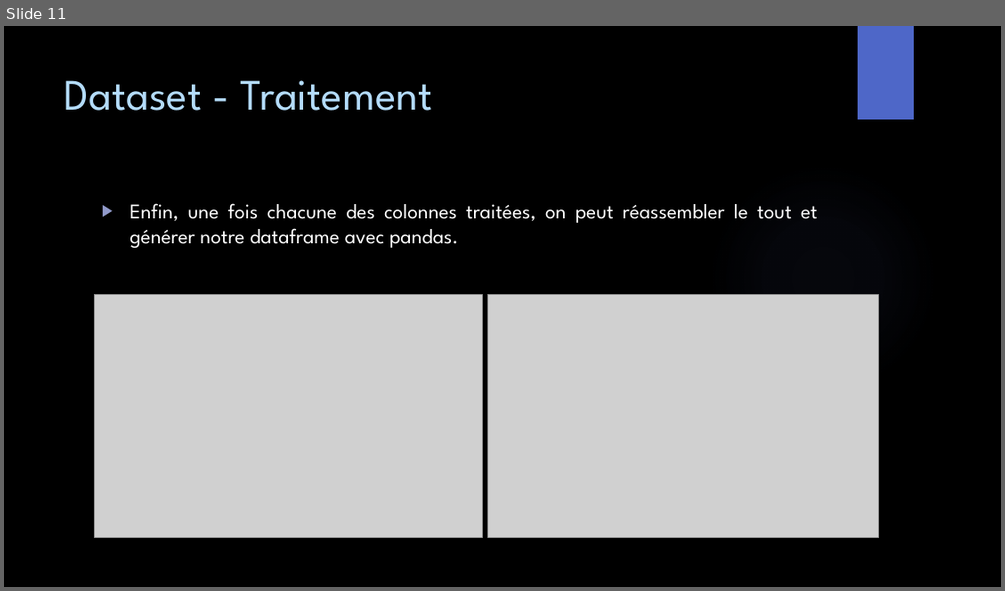
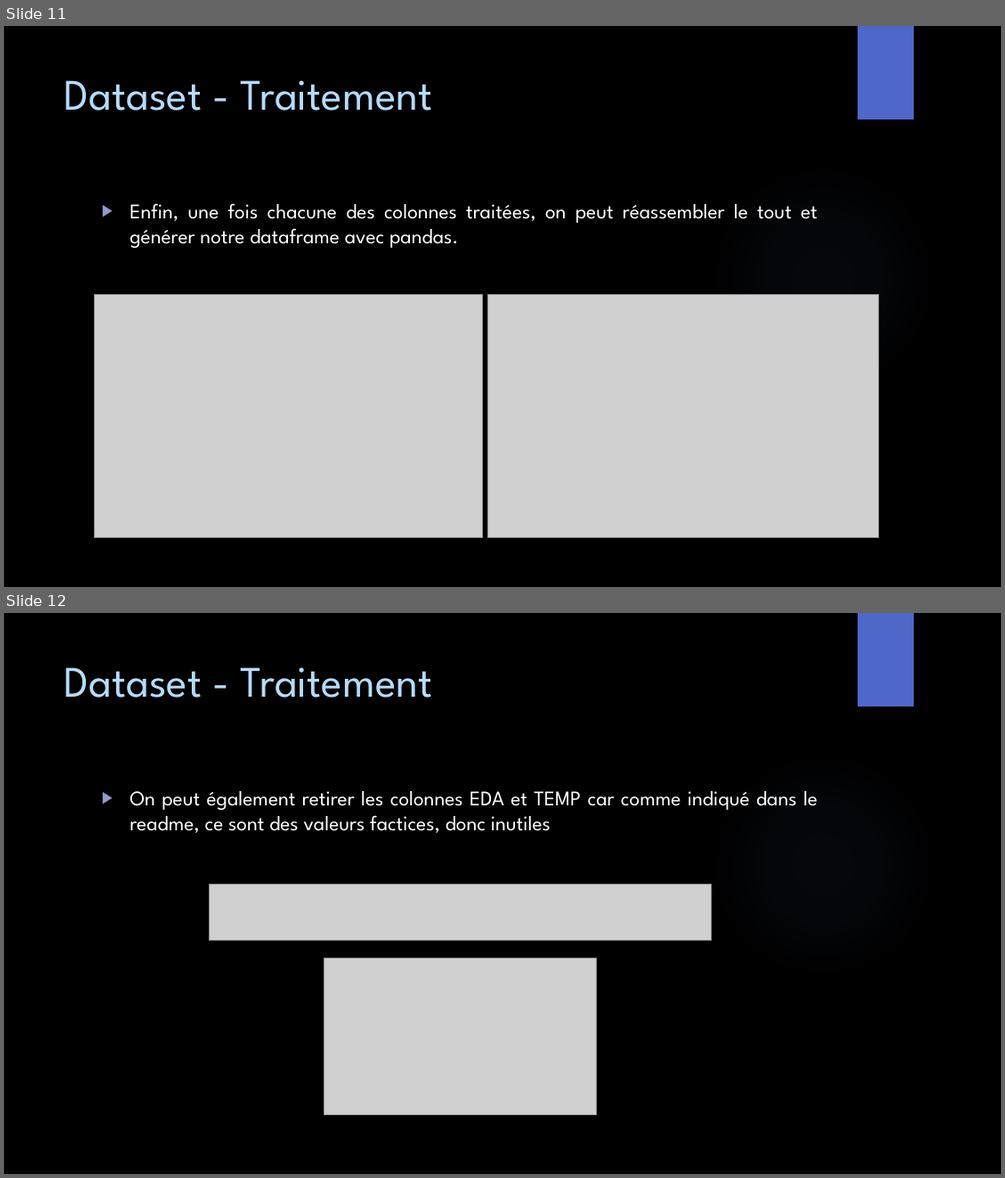
Before and after one commit to GailletLouis/Python_for_data_analysis, a slide deck: presentation.pptx. Shown one above the other, each under a label of ours: slide 11 before the commit, slides 11 and 12 after it. The pictures are 1005x591 and 1005x1178 pixels, drawn with LibreOffice and Linux fonts; fonts in the diff are those of the drawing; grey boxes stand for pictures; background and template pictures are left out. Boxes give left, top, right and bottom in pixels: in the first picture for what was removed or moved away, otherwise in the second. Text is boxed around its words. In the diff, an @@ line names an element or a change of style, - is before the commit and + after.

```diff
--- a/presentation.pptx
+++ b/presentation.pptx
@@ slide 12 added at box(4, 613, 1001, 1174), background picture (left out); not listed: 2 template elements that a slide beside it also shows @@
@@ title added at box(65, 667, 432, 698), 42 pt, text #B4DCFA @@
+Dataset - Traitement
@@ text added at box(129, 791, 817, 833), 20 pt, text #FFFFFF @@
+▶ On peut également retirer les colonnes EDA et TEMP car comme indiqué dans le readme, ce sont des valeurs factices, donc inutiles
@@ picture added at box(209, 884, 712, 941) @@
@@ picture added at box(324, 958, 596, 1115) @@
```
Also in this commit, not shown: 2 slides changed, 5 other slides added, 1 other file.
